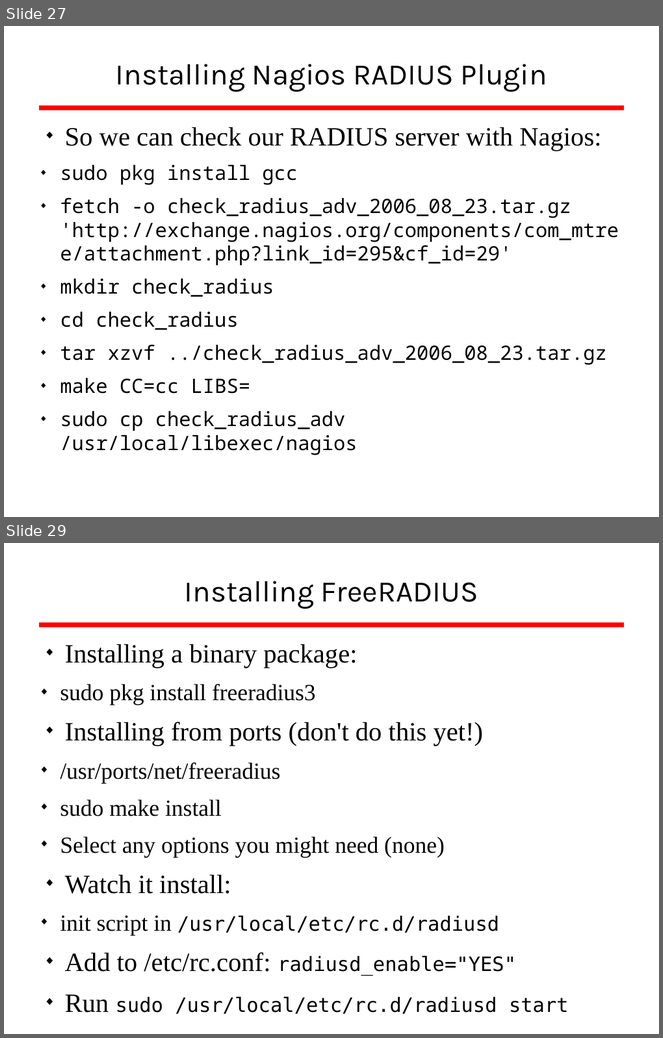
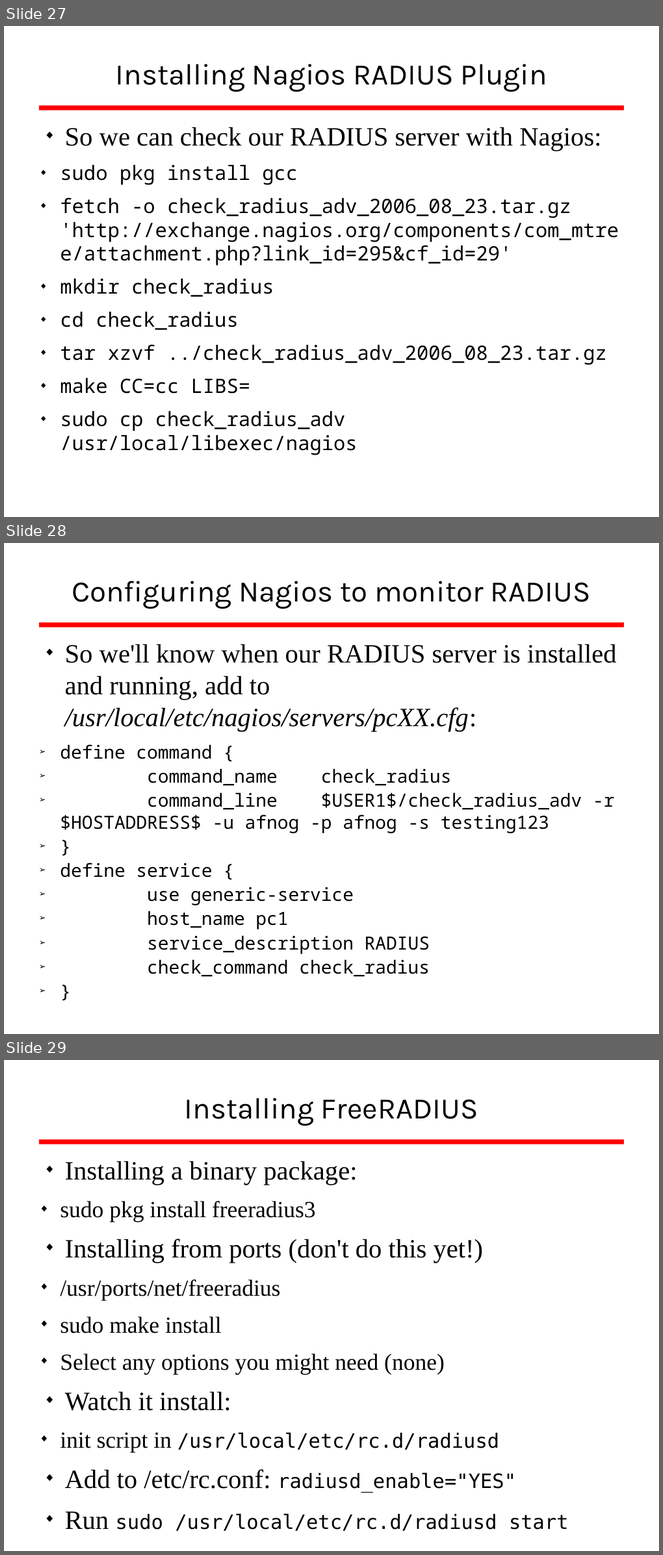
Before and after one commit to afnog/sse, a slide deck: radius/radius_presentation.odp. Shown one above the other, each under a label of ours: slides 27 and 29 before the commit, slides 27, 28 and 29 after it; the slides between them are not shown. The pictures are 663x1038 and 663x1555 pixels, drawn with LibreOffice and Linux fonts; fonts in the diff are those of the drawing; background and template pictures are left out. Boxes give left, top, right and bottom in pixels: in the first picture for what was removed or moved away, otherwise in the second. Text is boxed around its words. In the diff, an @@ line names an element or a change of style, - is before the commit and + after.

```diff
--- a/radius/radius_presentation.odp
+++ b/radius/radius_presentation.odp
@@ slide 28 added at [4,543,659,1034], background #FFFFFF; not listed: 1 template element that a slide beside it also shows @@
@@ title added at [72,581,592,609], 36 pt, text #000000 @@
+Configuring Nagios to monitor RADIUS
@@ text added at [60,644,617,977], 22 pt, text #000000 @@
+◆ So we'll know when our RADIUS server is installed and running, add to /usr/local/etc/nagios/servers/pcXX.cfg:
+  ➢ define command {
+  ➢ command_name check_radius
+  ➢ command_line $USER1$/check_radius_adv -r $HOSTADDRESS$ -u afnog -p afnog -s testing123
+  ➢ }
+  ➢ define service {
+  ➢ use generic-service
+  ➢ host_name pc1
+  ➢ service_description RADIUS
+  ➢ check_command check_radius
+  ➢ }
```
Also in this commit, not shown: 1 slide changed, 2 other slides added, 1 slide removed.
